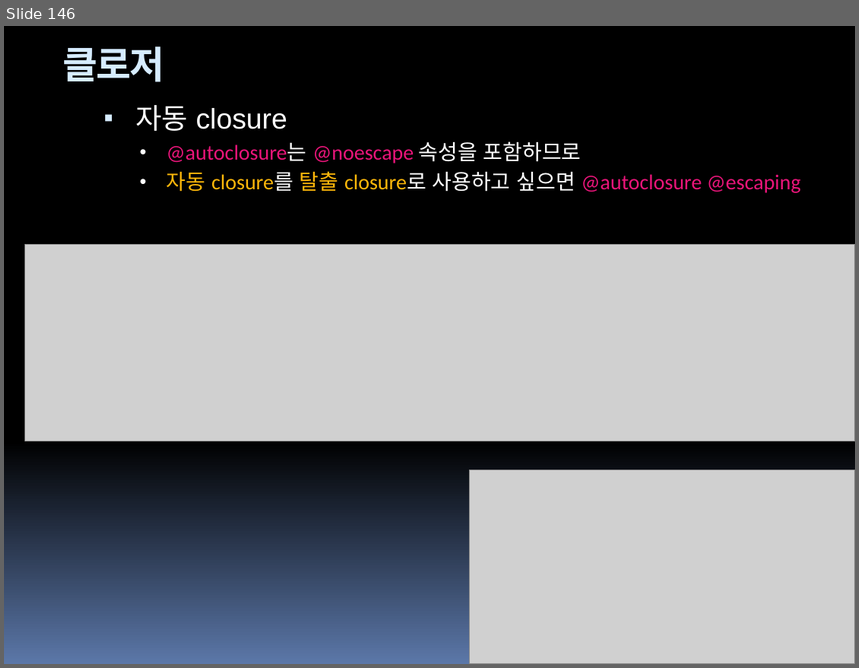
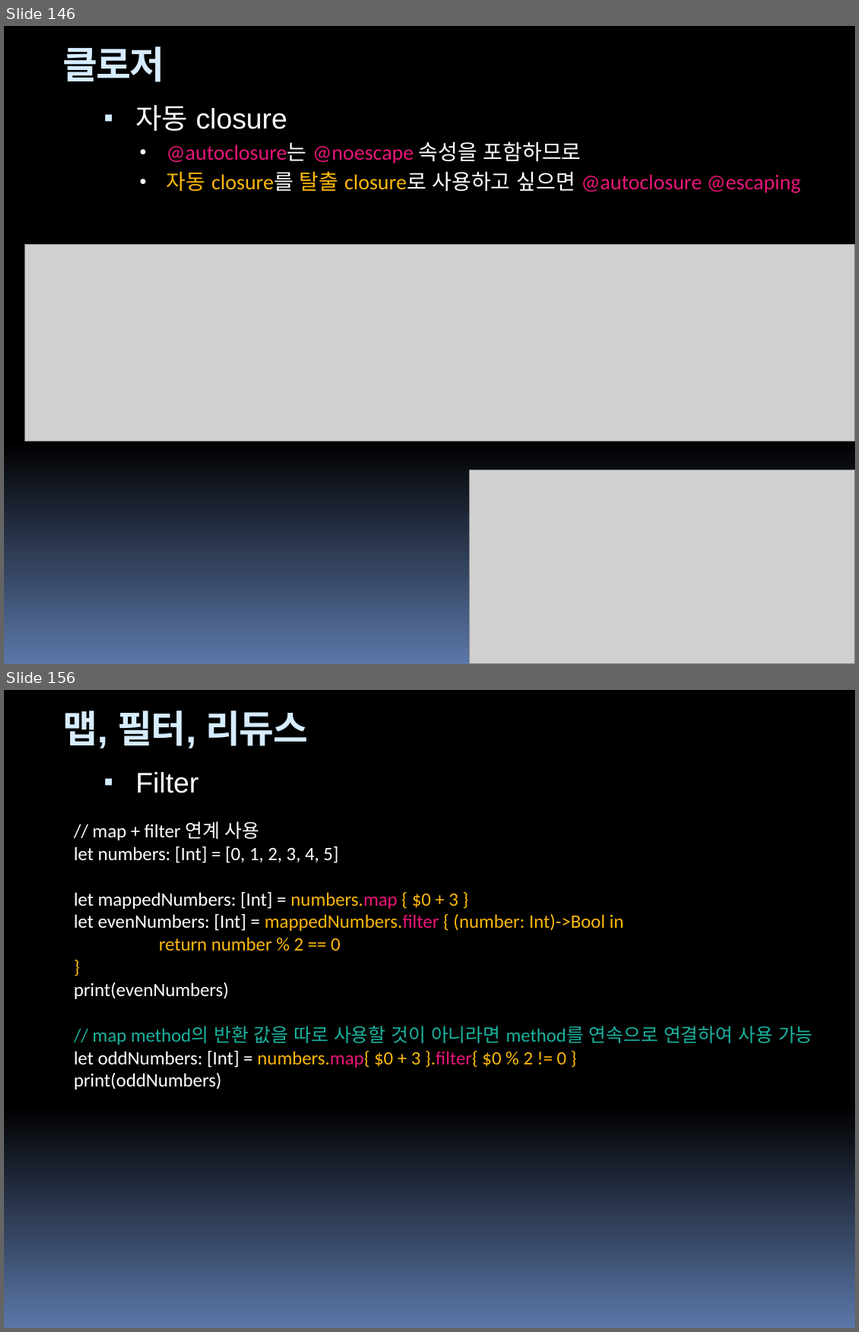
Before and after one commit to hounga13/helloSwift, a slide deck: Swift세미나자료.pptx. Shown one above the other, each under a label of ours: slide 146 before the commit, slides 146 and 156 after it; the slides between them are not shown. The pictures are 859x668 and 859x1332 pixels, drawn with LibreOffice and Linux fonts; fonts in the diff are those of the drawing; grey boxes stand for pictures. Boxes give left, top, right and bottom in pixels: in the first picture for what was removed or moved away, otherwise in the second. Text is boxed around its words. In the diff, an @@ line names an element or a change of style, - is before the commit and + after.

Commit message:
chapter17 map, filter, reduce

```diff
--- a/Swift세미나자료.pptx
+++ b/Swift세미나자료.pptx
@@ slide 156 added at [4,690,855,1328], background gradient #000000 to #5B77A8; not listed: 4 template elements that a slide beside it also shows @@
@@ title added at [63,711,307,749], 32 pt, text #D6ECFF, bold @@
+맵, 필터, 리듀스
@@ text added at [135,772,199,793], 24 pt, text #FFFFFF @@
+▪ Filter
@@ text added at [74,821,813,1090], 16 pt, text #FFFFFF @@
+// map + filter 연계 사용
+let numbers: [Int] = [0, 1, 2, 3, 4, 5]
+let mappedNumbers: [Int] = numbers.map { $0 + 3 }
+let evenNumbers: [Int] = mappedNumbers.filter { (number: Int)->Bool in
+return number % 2 == 0
+}
+print(evenNumbers)
+// map method의 반환 값을 따로 사용할 것이 아니라면 method를 연속으로 연결하여 사용 가능
+let oddNumbers: [Int] = numbers.map{ $0 + 3 }.filter{ $0 % 2 != 0 }
+print(oddNumbers)
```
Also in this commit, not shown: 14 other slides added, 2 other files.
